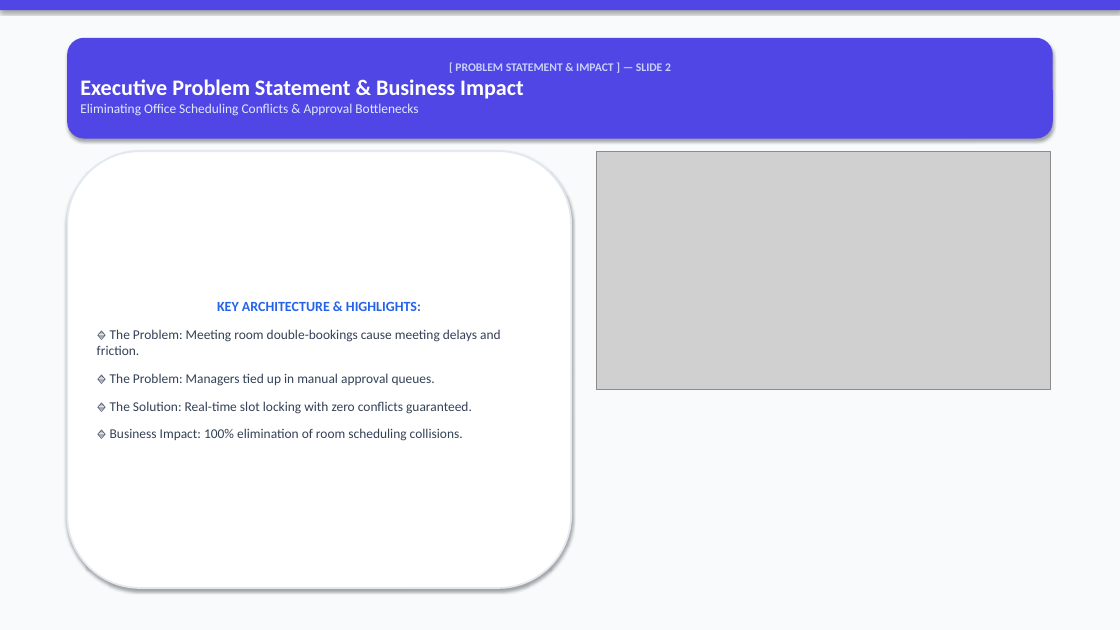
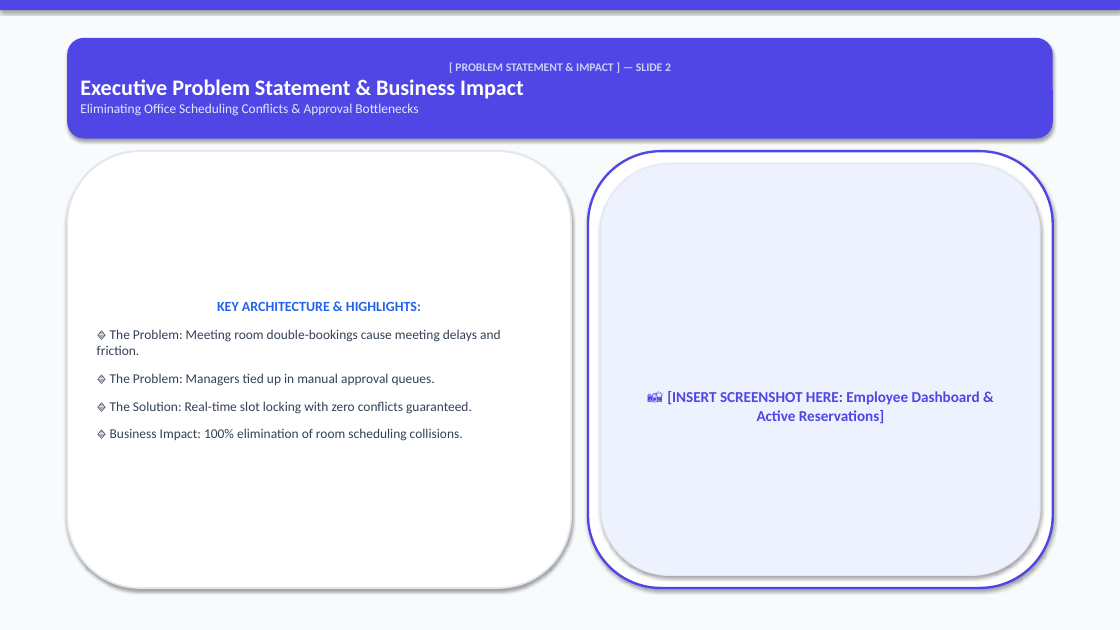
Before and after one commit to VishalMishraCSE/meeting-room-booking-system, a slide deck: slide 2 of document/PRESENTATION_DECK_SLIDES.pptx. Drawn at 1120x630 pixels with LibreOffice and Linux fonts; fonts in the diff are those of the drawing; grey boxes stand for pictures. Boxes give left, top, right and bottom in pixels: in the first picture for what was removed or moved away, otherwise in the second. Text is boxed around its words. In the diff, an @@ line names an element or a change of style, - is before the commit and + after.

Commit message:
docs: restore original presentation deck format with custom screenshot placeholder frame cards on every slide

```diff
--- a/document/PRESENTATION_DECK_SLIDES.pptx
+++ b/document/PRESENTATION_DECK_SLIDES.pptx
@@ rounded rectangle added at [588, 151, 1053, 588], fill #FFFFFF, outline #4F46E5 2 pt @@
@@ picture removed at [597, 151, 1050, 390] @@
@@ rounded rectangle added at [601, 164, 1040, 576], fill #EEF2FF, outline #E2E8F0 1 pt, 13 pt, text #4F46E5, bold @@
+📸 [INSERT SCREENSHOT HERE: Employee Dashboard & Active Reservations]
```
Also in this commit, not shown: 17 other slides changed.
